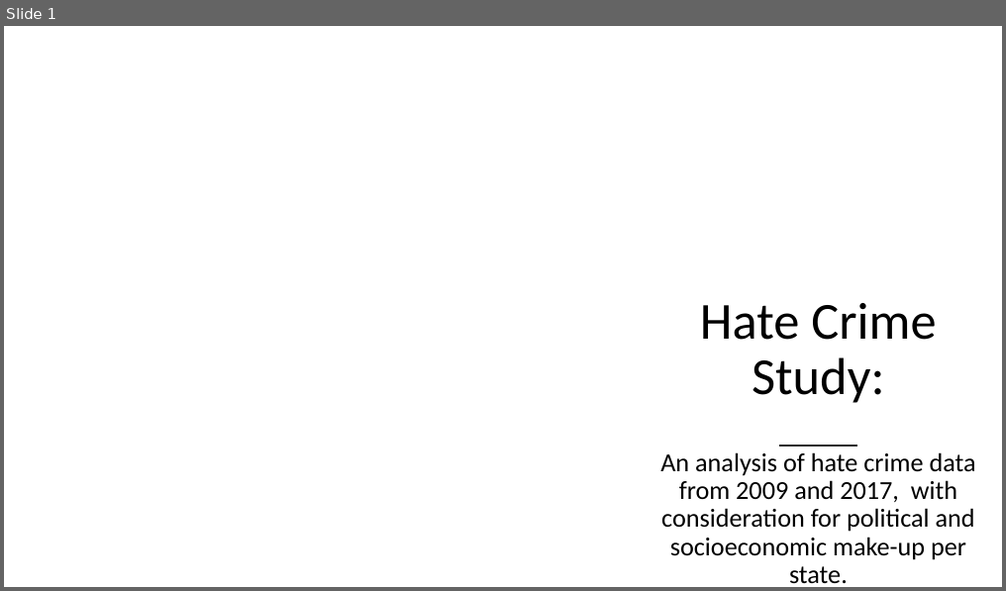
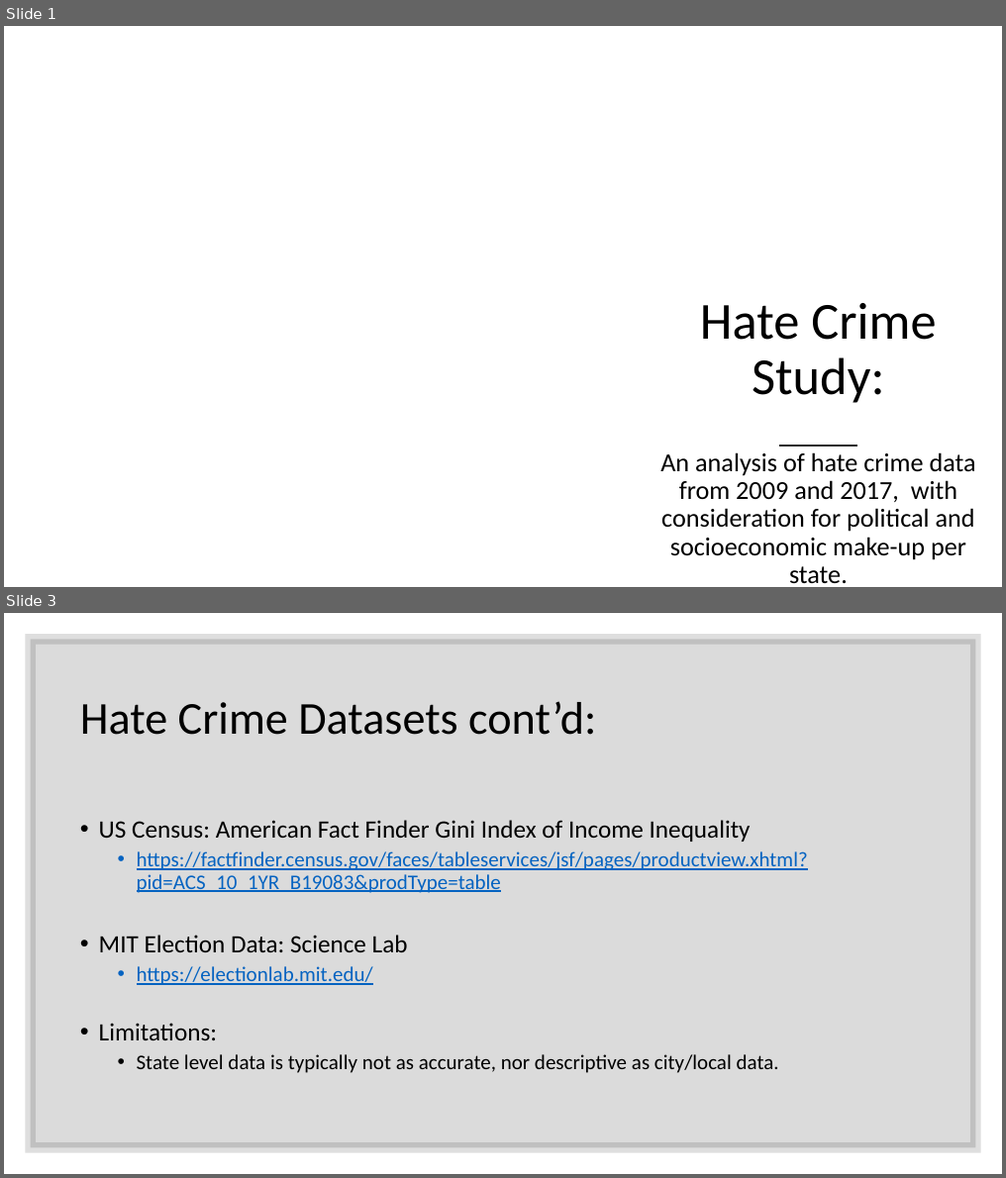
Before and after one commit to ZGrinacoff/Eight-Years-Later, a slide deck: Hate_Crime_Study.pptx. Shown one above the other, each under a label of ours: slide 1 before the commit, slides 1 and 3 after it; the slides between them are not shown. The pictures are 1006x591 and 1006x1178 pixels, drawn with LibreOffice and Linux fonts; fonts in the diff are those of the drawing; background and template pictures are left out. Boxes give left, top, right and bottom in pixels: in the first picture for what was removed or moved away, otherwise in the second. Text is boxed around its words. In the diff, an @@ line names an element or a change of style, - is before the commit and + after.

```diff
--- a/Hate_Crime_Study.pptx
+++ b/Hate_Crime_Study.pptx
@@ slide 3 added at (4, 613, 1002, 1174), background #FFFFFF @@
@@ rectangle added at (30, 639, 976, 1149), fill #000000 at 14% opacity, outline #262626 10 pt @@
@@ title added at (80, 701, 596, 735), 44 pt, text #000000 @@
+Hate Crime Datasets cont’d:
@@ text added at (99, 820, 808, 1073), 20 pt, text #000000 @@
+• US Census: American Fact Finder Gini Index of Income Inequality
+  • https://factfinder.census.gov/faces/tableservices/jsf/pages/productview.xhtml?pid=ACS_10_1YR_B19083&prodType=table
+• MIT Election Data: Science Lab
+  • https://electionlab.mit.edu/
+• Limitations:
+  • State level data is typically not as accurate, nor descriptive as city/local data.
```
Also in this commit, not shown: 3 other slides added, 1 slide removed.
